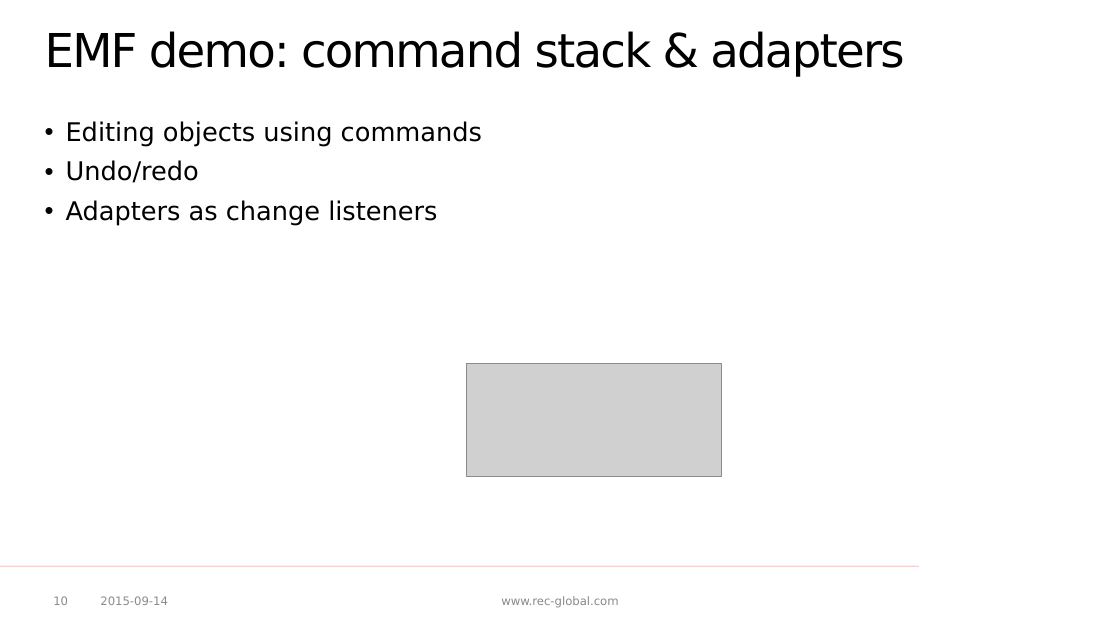
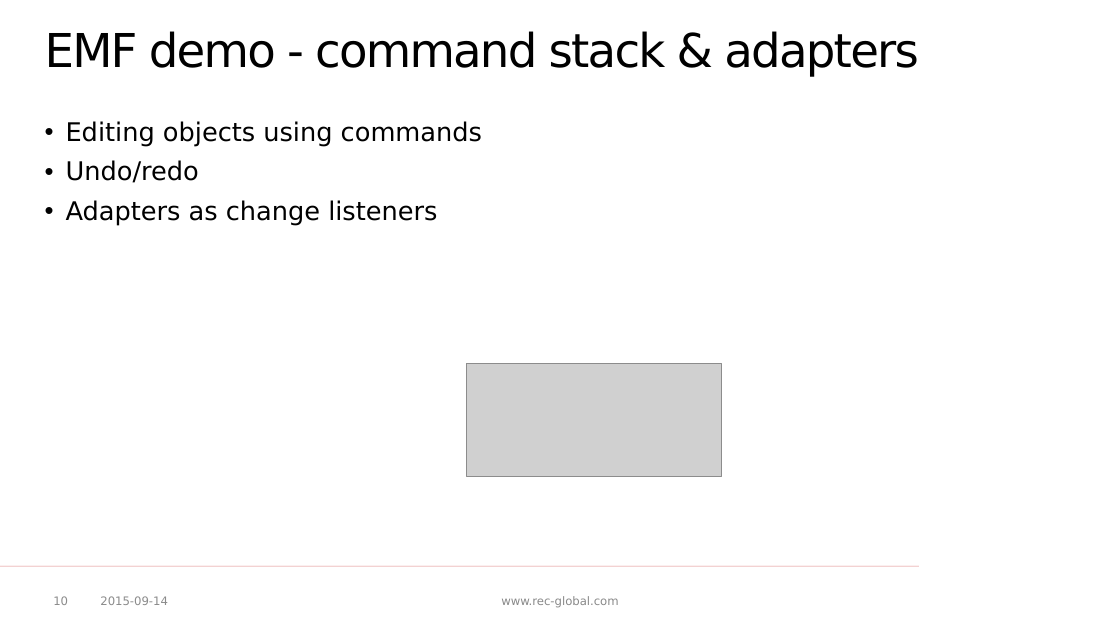
Before and after one commit to p-zalejko/jug_emf, a slide deck: slide 10 of JUG - EMF.pptx. Drawn at 1120x630 pixels with LibreOffice and Linux fonts; fonts in the diff are those of the drawing; grey boxes stand for pictures; background and template pictures are left out. Boxes give left, top, right and bottom in pixels: in the first picture for what was removed or moved away, otherwise in the second. Text is boxed around its words. In the diff, an @@ line names an element or a change of style, - is before the commit and + after.

```diff
--- a/JUG - EMF.pptx
+++ b/JUG - EMF.pptx
@@ title at (45,31,919,77): text changed @@
-EMF demo: command stack & adapters
+EMF demo - command stack & adapters
```
Also in this commit, not shown: 5 other slides changed, 1 slide added, 16 other files.
